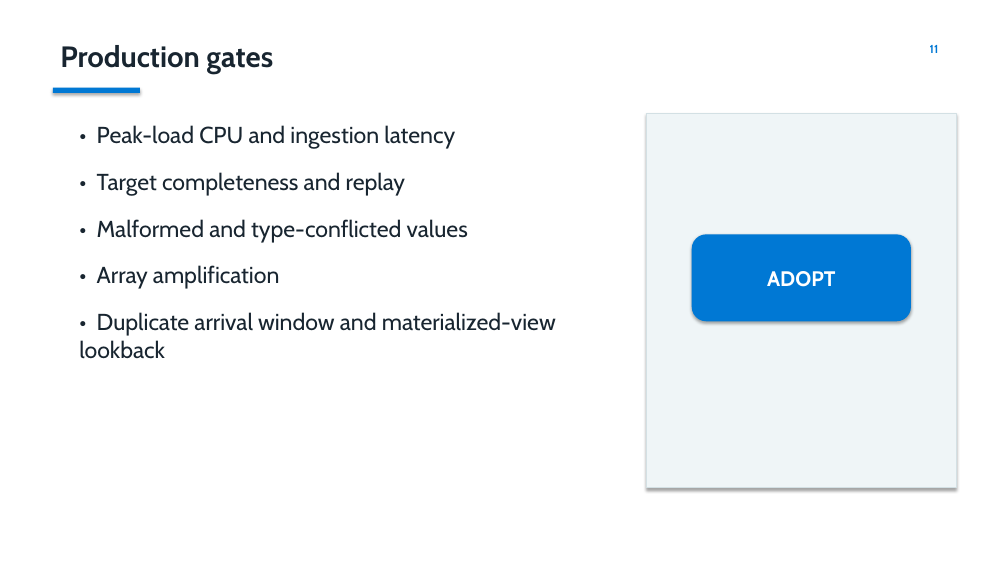
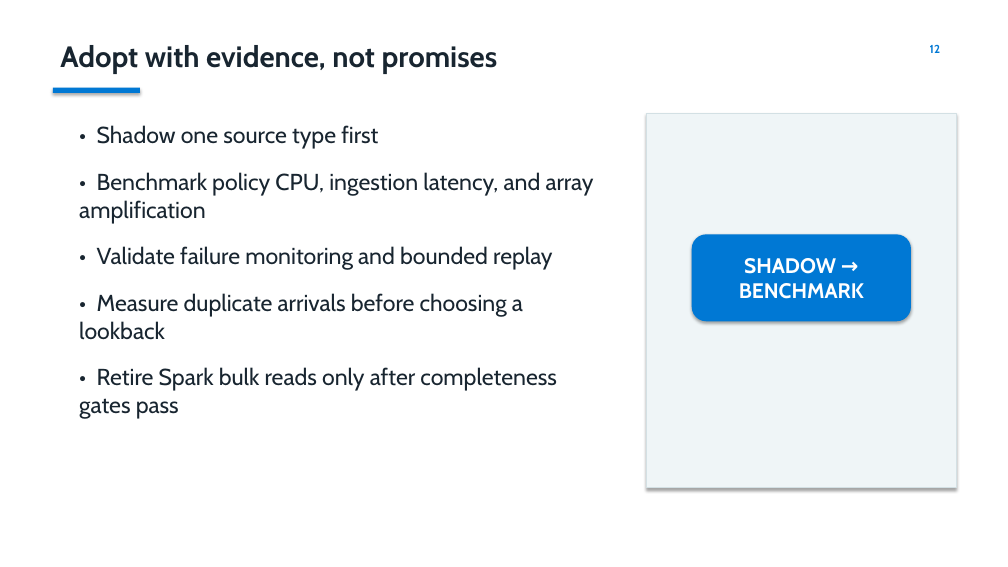
Before and after one commit to MatthieuLefebvre/eventhouse-schema-drift-reference, a slide deck: slide 12 of presentation/eventhouse-schema-drift-reference.pptx (slide 11 before the commit). Drawn at 1008x567 pixels with LibreOffice and Linux fonts; fonts in the diff are those of the drawing. Boxes give left, top, right and bottom in pixels: in the first picture for what was removed or moved away, otherwise in the second. Text is boxed around its words. In the diff, an @@ line names an element or a change of style, - is before the commit and + after.

```diff
--- a/presentation/eventhouse-schema-drift-reference.pptx
+++ b/presentation/eventhouse-schema-drift-reference.pptx
@@ text at (60,45,498,74): text changed @@
-Production gates
+Adopt with evidence, not promises
@@ text at (930,45,940,53): text changed @@
-11
+12
@@ text at (79,125,594,419): text changed @@
-• Peak-load CPU and ingestion latency
-• Target completeness and replay
-• Malformed and type-conflicted values
-• Array amplification
-• Duplicate arrival window and materialized-view lookback
+• Shadow one source type first
+• Benchmark policy CPU, ingestion latency, and array amplification
+• Validate failure monitoring and bounded replay
+• Measure duplicate arrivals before choosing a lookback
+• Retire Spark bulk reads only after completeness gates pass
@@ text in rounded rectangle at (739,258,864,299): text changed @@
-ADOPT
+SHADOW → BENCHMARK
```
Also in this commit, not shown: 2 other slides changed, 9 slides added, 9 slides removed, 4 other files.
